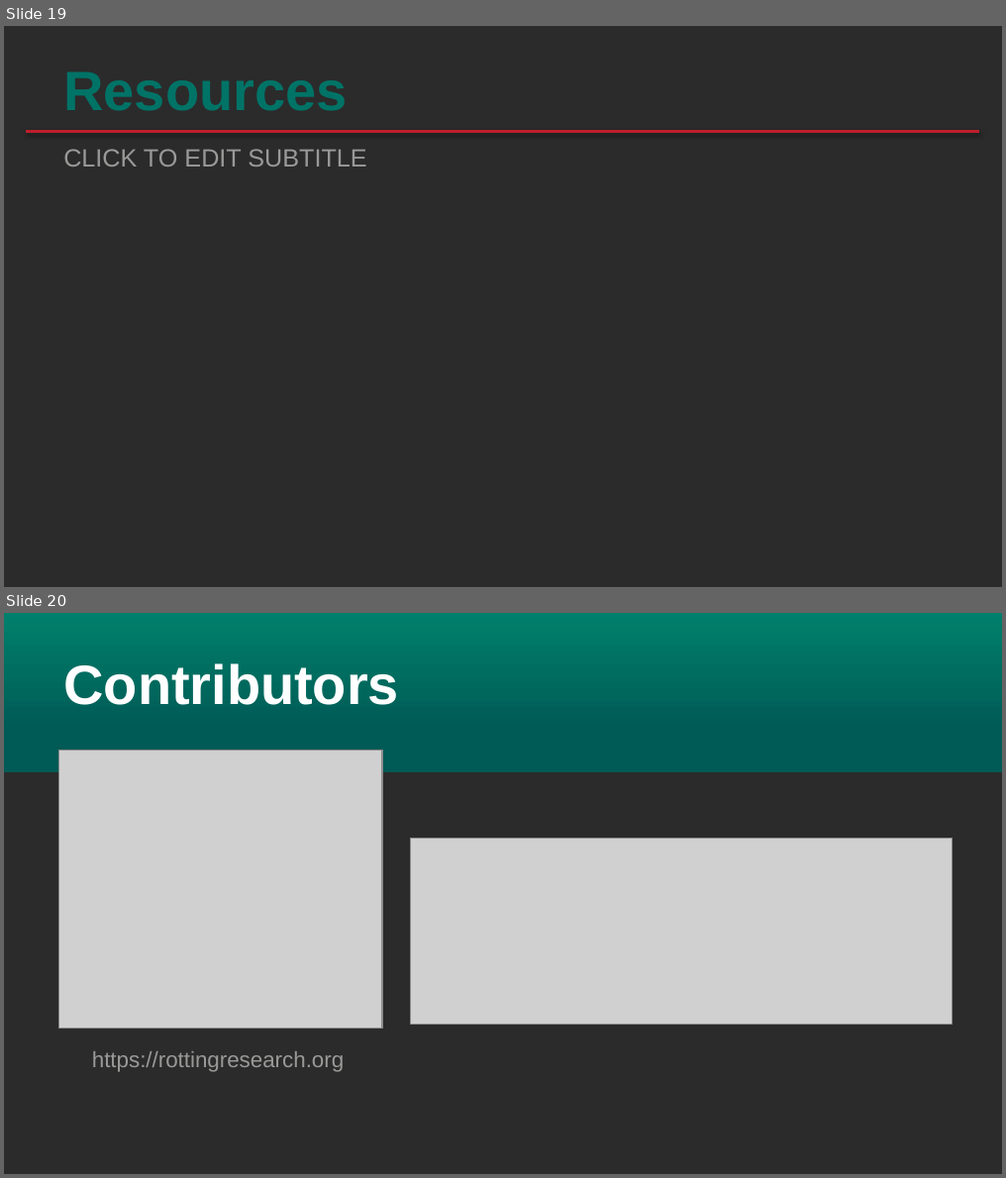
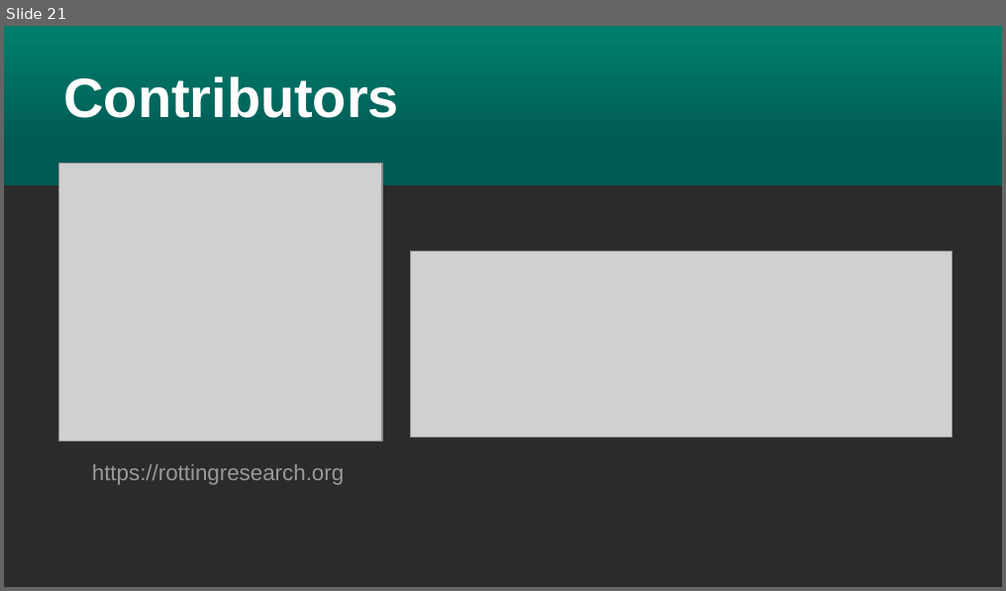
Before and after one commit to rottingresearch/rottingresearch, a slide deck: Presentations/ALA LibLearnX 2024/LibLearnX-2024-ALA.pptx. Shown one above the other, each under a label of ours: slides 19 and 20 before the commit, slide 21 after it. The pictures are 1006x1178 and 1006x591 pixels, drawn with LibreOffice and Linux fonts; fonts in the diff are those of the drawing; grey boxes stand for pictures; background and template pictures are left out; a plain dark background stands for a picture behind light text. Boxes give left, top, right and bottom in pixels: in the first picture for what was removed or moved away, otherwise in the second. Text is boxed around its words. In the diff, an @@ line names an element or a change of style, - is before the commit and + after.

```diff
--- a/Presentations/ALA LibLearnX 2024/LibLearnX-2024-ALA.pptx
+++ b/Presentations/ALA LibLearnX 2024/LibLearnX-2024-ALA.pptx
@@ slide 19 removed at (x1=4, y1=26, x2=1002, y2=587), background picture (left out) @@
@@ title removed at (x1=63, y1=73, x2=347, y2=110) @@
-Resources
@@ line removed from (26, 131) to (980, 131) @@
@@ text removed at (x1=63, y1=149, x2=366, y2=167) @@
-CLICK TO EDIT SUBTITLE
@@ what was slide 20 is now slide 21 @@
```
Also in this commit, not shown: 14 slides changed, 4 slides added, 2 other slides removed, 1 other file.
